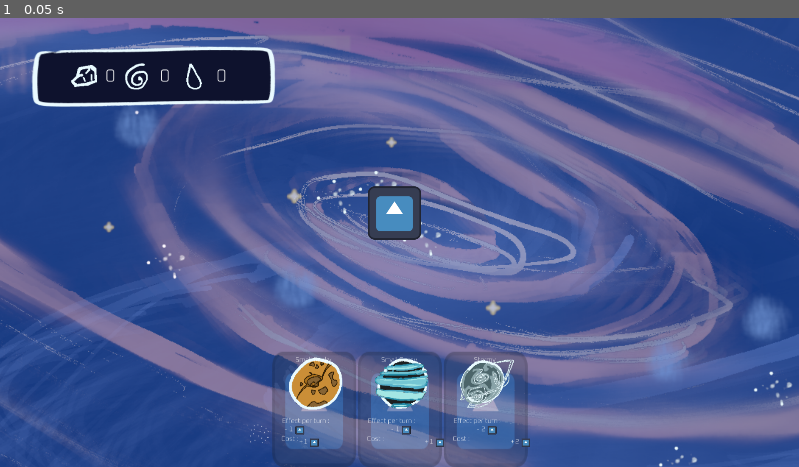
Above: before the commit, frame 1.
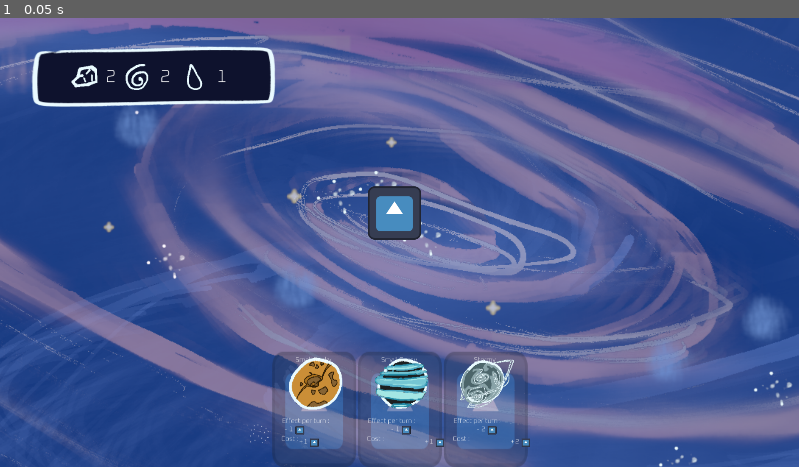
Above: after the commit, the same moment.

Repository: CorailleHorn/Godot-Wild-Jam-85
Game: Godot game, scene res://Scenes/main.tscn
The game is run twice, just before and just after one commit, with the same random seed, the same clock (stepped at 60 frames per second) and the same inputs. The engine's default icon, where the game draws it, is replaced by a stand-in: a white triangle on a blue panel in a dark square.
Inputs:
- Up to frame 1 (0.05 s): no input

The runs differ from the first frame. In frame 1, 0.2% of the frame differs, in the area x 8-29%, y 10-17%.

Commit message:
Link resources label n value
#2

Diff:
--- a/Scenes/UI/UI.tscn
+++ b/Scenes/UI/UI.tscn
@@ -59,20 +59,20 @@
 offset_bottom = 214.0
 texture = ExtResource("4_oqha6")
 
-[node name="GridContainer" type="GridContainer" parent="UI/ResourcesBar"]
+[node name="Resources" type="GridContainer" parent="UI/ResourcesBar"]
 layout_mode = 0
-offset_left = 170.0
-offset_top = 109.0
-offset_right = 564.0
-offset_bottom = 173.0
+offset_left = 171.0
+offset_top = 110.0
+offset_right = 565.0
+offset_bottom = 174.0
 columns = 6
 
-[node name="Caillou" type="TextureRect" parent="UI/ResourcesBar/GridContainer"]
+[node name="Caillou" type="TextureRect" parent="UI/ResourcesBar/Resources"]
 layout_mode = 2
 texture = ExtResource("3_b83rk")
 stretch_mode = 2
 
-[node name="ValueCaillou" type="Label" parent="UI/ResourcesBar/GridContainer"]
+[node name="ValueCaillou" type="Label" parent="UI/ResourcesBar/Resources"]
 custom_minimum_size = Vector2(54, 0)
 layout_mode = 2
 theme = SubResource("Theme_b83rk")
@@ -81,12 +81,12 @@
 horizontal_alignment = 1
 vertical_alignment = 1
 
-[node name="Gaz" type="TextureRect" parent="UI/ResourcesBar/GridContainer"]
+[node name="Gaz" type="TextureRect" parent="UI/ResourcesBar/Resources"]
 layout_mode = 2
 texture = ExtResource("5_7tgkj")
 stretch_mode = 2
 
-[node name="ValueGaz" type="Label" parent="UI/ResourcesBar/GridContainer"]
+[node name="ValueGaz" type="Label" parent="UI/ResourcesBar/Resources"]
 custom_minimum_size = Vector2(64, 0)
 layout_mode = 2
 theme_override_font_sizes/font_size = 42
@@ -94,12 +94,12 @@
 horizontal_alignment = 1
 vertical_alignment = 1
 
-[node name="Flotte" type="TextureRect" parent="UI/ResourcesBar/GridContainer"]
+[node name="Flotte" type="TextureRect" parent="UI/ResourcesBar/Resources"]
 layout_mode = 2
 texture = ExtResource("6_jevvu")
 stretch_mode = 2
 
-[node name="ValueFlotte" type="Label" parent="UI/ResourcesBar/GridContainer"]
+[node name="ValueFlotte" type="Label" parent="UI/ResourcesBar/Resources"]
 custom_minimum_size = Vector2(64, 0)
 layout_mode = 2
 theme_override_font_sizes/font_size = 42
--- a/Scenes/main.gd
+++ b/Scenes/main.gd
@@ -20,6 +20,10 @@
 
 # Called every frame. 'delta' is the elapsed time since the previous frame.
 func _process(delta: float) -> void:
+	$CanvasLayer/UI/ResourcesBar/Resources/ValueCaillou.text = str(caillou)
+	$CanvasLayer/UI/ResourcesBar/Resources/ValueFlotte.text = str(flotte)
+	$CanvasLayer/UI/ResourcesBar/Resources/ValueGaz.text = str(gaz)
+
 	pass
 
 
